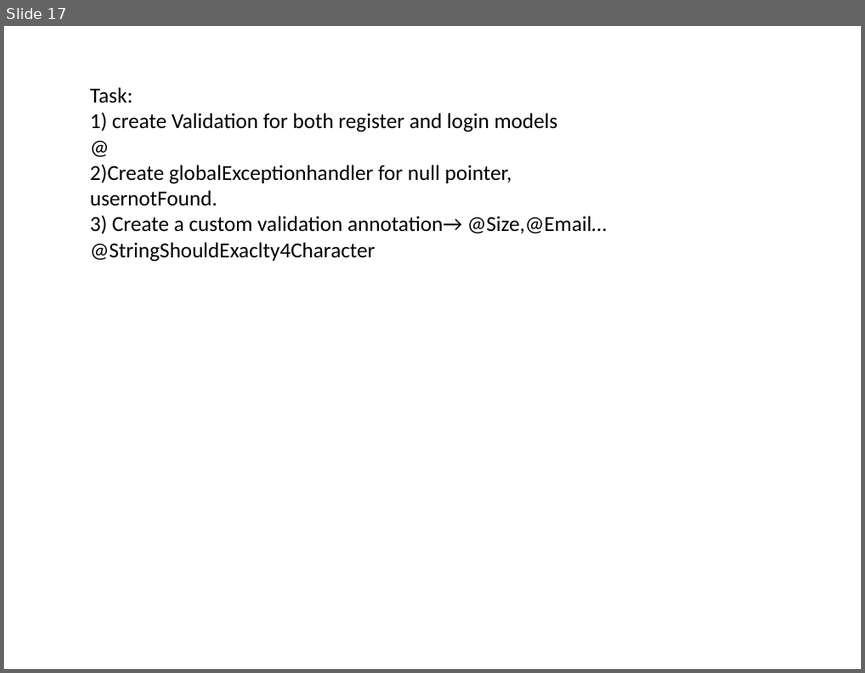
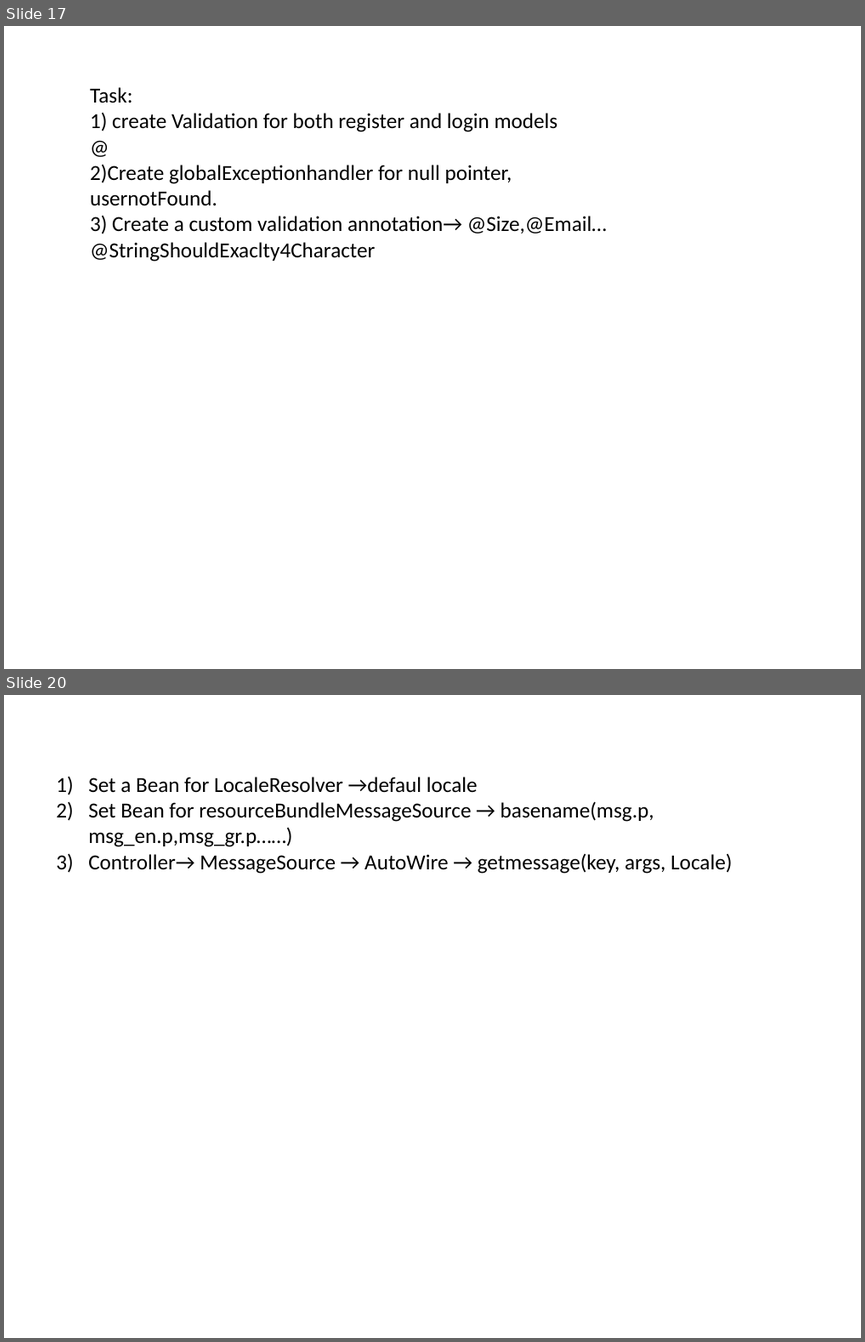
Before and after one commit to shiva3110/Finance-Management-service, a slide deck: notes/SpringbootPPT.pptx. Shown one above the other, each under a label of ours: slide 17 before the commit, slides 17 and 20 after it; the slides between them are not shown. The pictures are 865x673 and 865x1342 pixels, drawn with LibreOffice and Linux fonts; fonts in the diff are those of the drawing. Boxes give left, top, right and bottom in pixels: in the first picture for what was removed or moved away, otherwise in the second. Text is boxed around its words. In the diff, an @@ line names an element or a change of style, - is before the commit and + after.

```diff
--- a/notes/SpringbootPPT.pptx
+++ b/notes/SpringbootPPT.pptx
@@ slide 20 added at (4,695,861,1338), background #FFFFFF @@
@@ text added at (88,777,732,873), 18 pt, text #000000 @@
+1) Set a Bean for LocaleResolver →defaul locale
+2) Set Bean for resourceBundleMessageSource → basename(msg.p, msg_en.p,msg_gr.p……)
+3) Controller→ MessageSource → AutoWire → getmessage(key, args, Locale)
```
Also in this commit, not shown: 2 other slides added, 8 other files.
